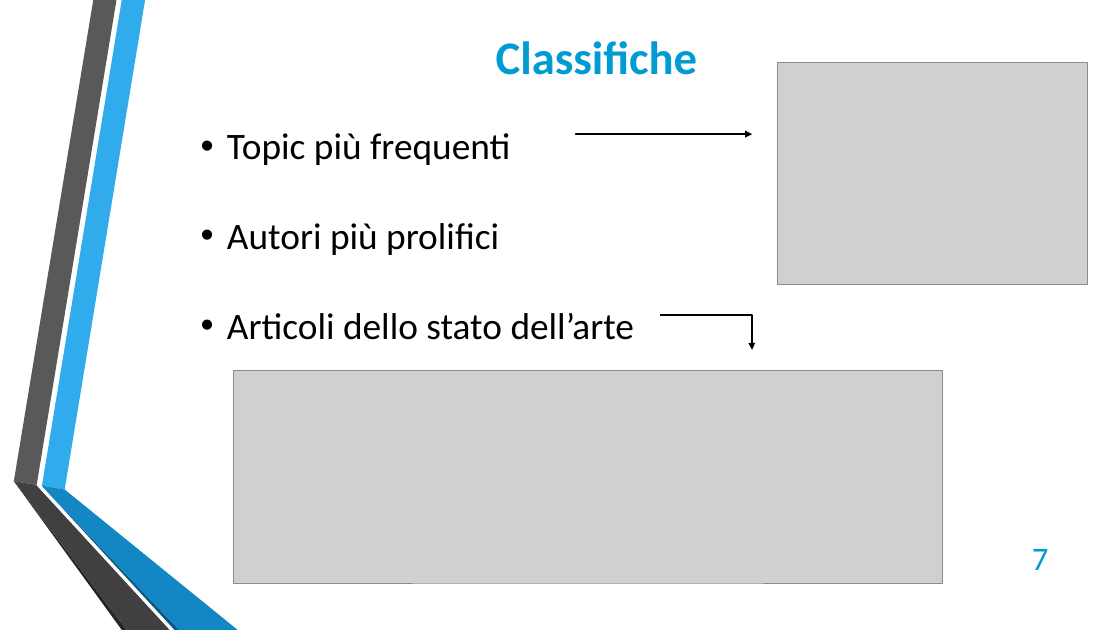
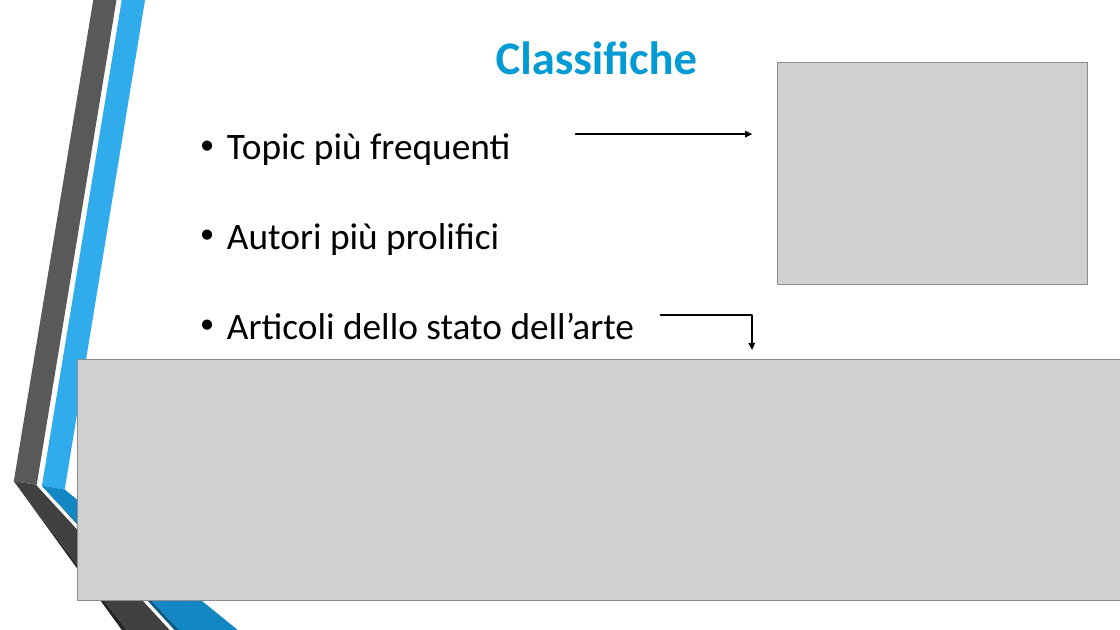
Before and after one commit to return55/lavoro, a slide deck: slide 8 of presentazione.pptx (slide 7 before the commit). Drawn at 1120x630 pixels with LibreOffice and Linux fonts; fonts in the diff are those of the drawing; grey boxes stand for pictures; background and template pictures are left out. Boxes give left, top, right and bottom in pixels: in the first picture for what was removed or moved away, otherwise in the second. Text is boxed around its words. In the diff, an @@ line names an element or a change of style, - is before the commit and + after.

```diff
--- a/presentazione.pptx
+++ b/presentazione.pptx
@@ picture resized from (x1=234, y1=371, x2=944, y2=583) to (x1=77, y1=360, x2=1120, y2=600) @@
@@ page number removed at (x1=1032, y1=549, x2=1049, y2=570) @@
-7
```
Also in this commit, not shown: 1 other slide changed, 1 slide added, 3 other files.
